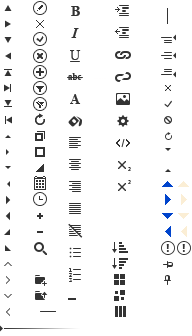
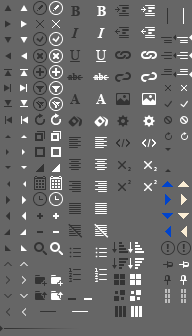
Before/after of a 192x336 layered artwork. What changed in the layer stack:
added layer "toolbar drag hover" in group "editor" over bbox(181, 289, 186, 303)
added layer "toolbar drag" in group "editor" over bbox(165, 289, 170, 303)
showed "gray" over bbox(0, 0, 192, 336)
